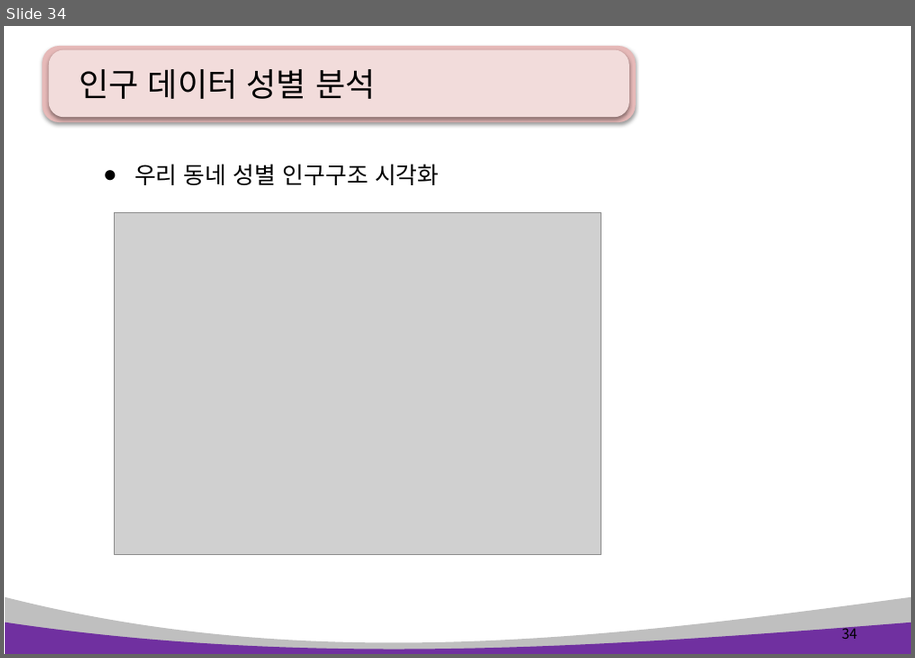
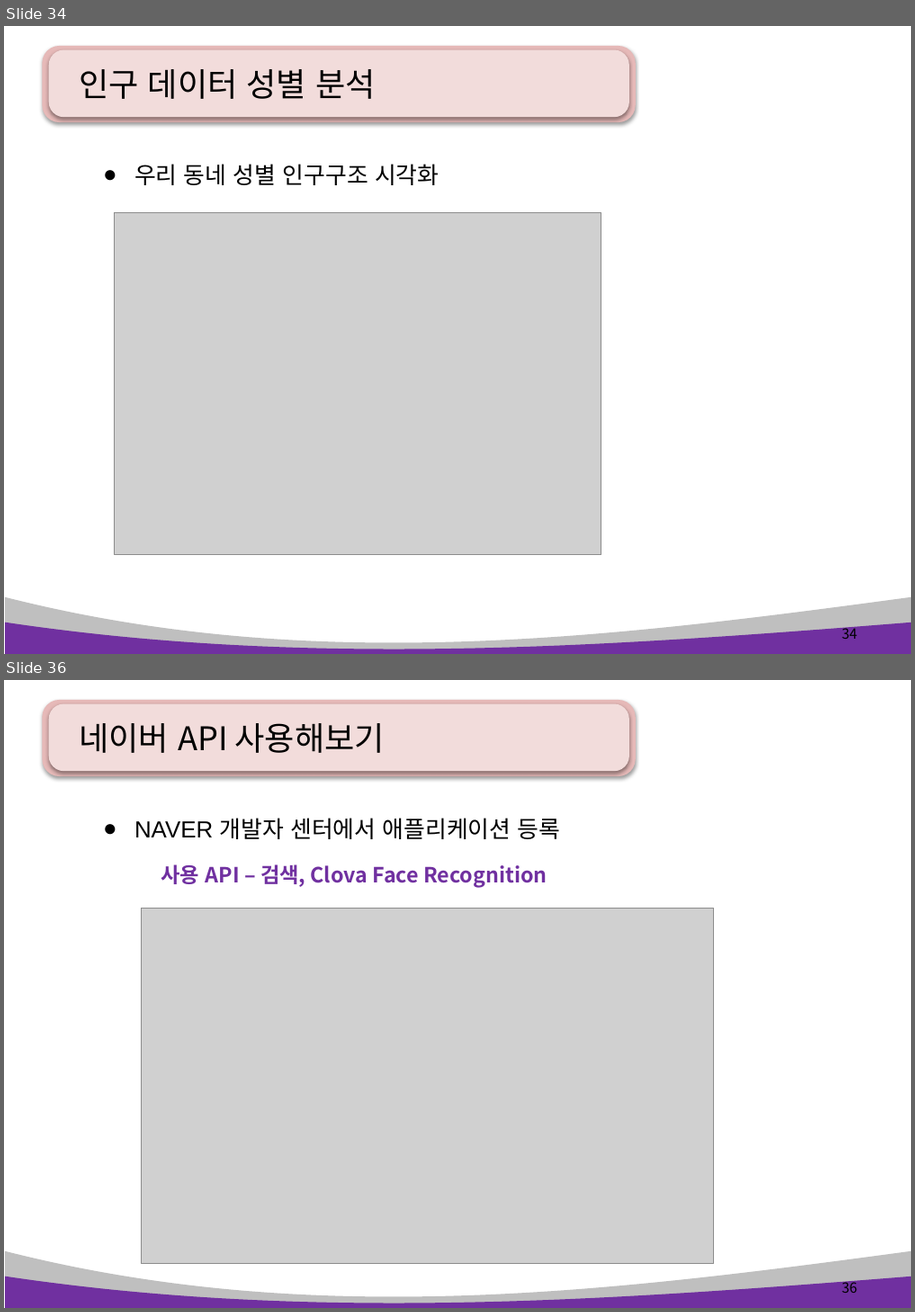
Before and after one commit to pshho/ngreen_project, a slide deck: pyWorks/자료/python_ppt/Python 14장. 데이터 분석 및 시각화2 .pptx. Shown one above the other, each under a label of ours: slide 34 before the commit, slides 34 and 36 after it; the slides between them are not shown. The pictures are 915x658 and 915x1312 pixels, drawn with LibreOffice and Linux fonts; fonts in the diff are those of the drawing; grey boxes stand for pictures. Boxes give left, top, right and bottom in pixels: in the first picture for what was removed or moved away, otherwise in the second. Text is boxed around its words. In the diff, an @@ line names an element or a change of style, - is before the commit and + after.

```diff
--- a/pyWorks/자료/python_ppt/Python 14장. 데이터 분석 및 시각화2 .pptx
+++ b/pyWorks/자료/python_ppt/Python 14장. 데이터 분석 및 시각화2 .pptx
@@ slide 36 added at [4, 680, 911, 1308], background #FFFFFF; not listed: 4 template elements that a slide beside it also shows @@
@@ title added at [79, 723, 385, 753], 28 pt, text #000000 @@
+네이버 API 사용해보기
@@ text added at [134, 818, 561, 839], 20 pt, text #000000 @@
+● NAVER 개발자 센터에서 애플리케이션 등록
@@ text added at [161, 864, 547, 888], 18 pt, text #7030A0, bold @@
+사용 API – 검색, Clova Face Recognition
@@ picture added at [142, 909, 714, 1264] @@
@@ page number added at [842, 1279, 857, 1293], 12 pt, text #000000 @@
+36
```
Also in this commit, not shown: 12 other slides added, 11 other files.
